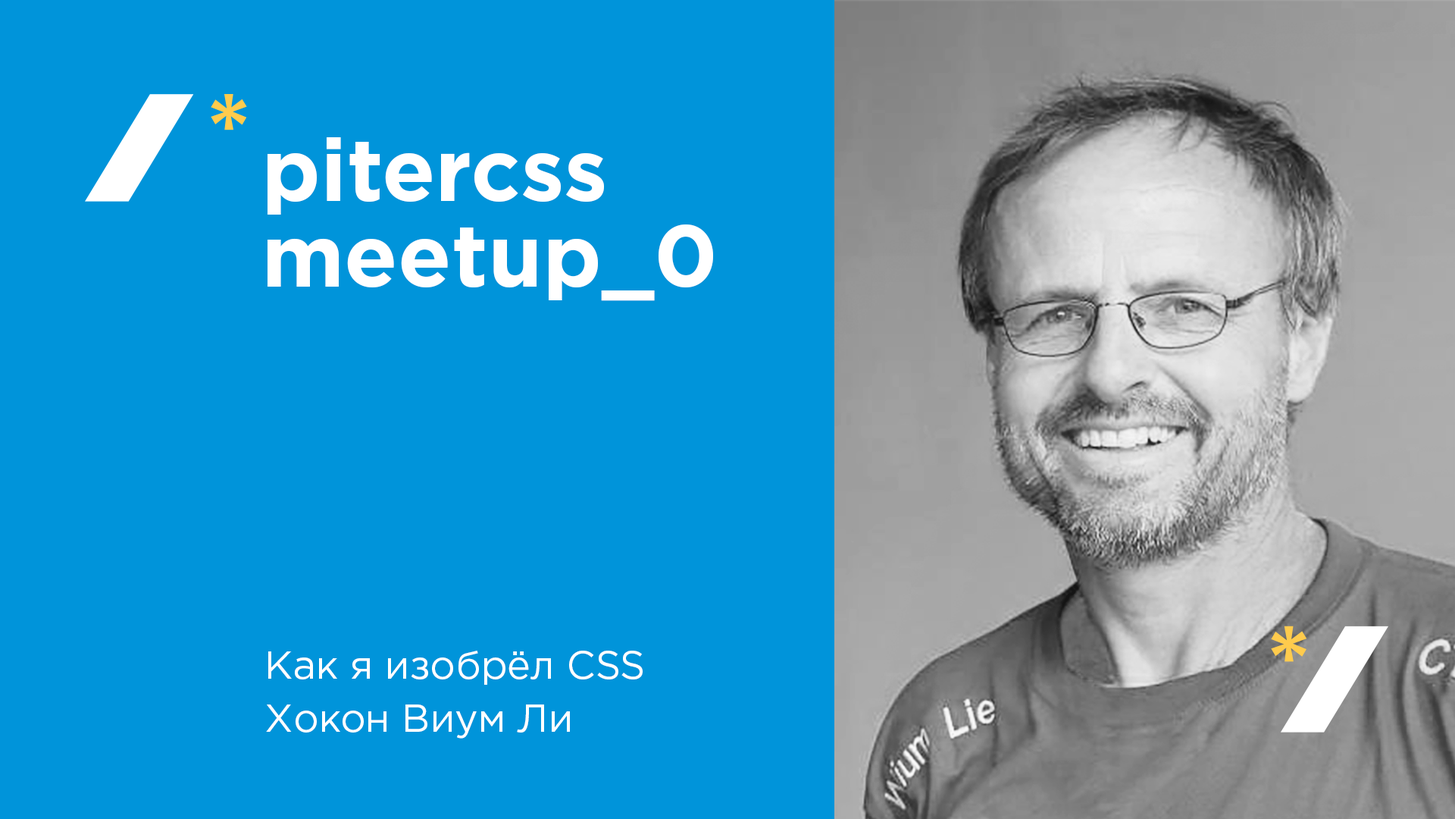
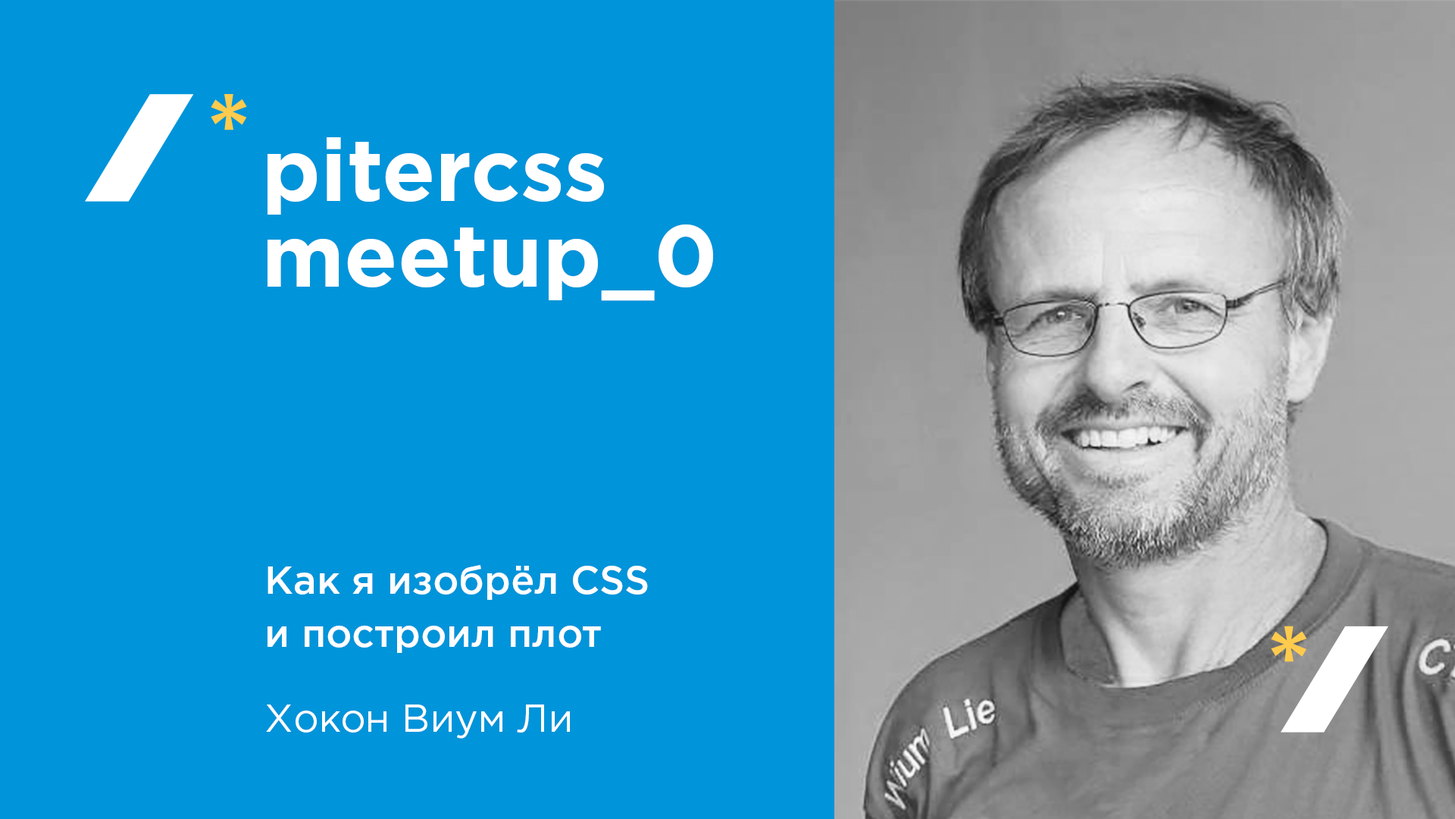
Before/after of a 1455x819 layered artwork. What changed in the layer stack:
renamed "Как я изобрёл CSS Хокон Виум Ли" to "Как я изобрёл CSS и построил плот Хокон Виум Ли", painted on it over [267, 564, 649, 685]
